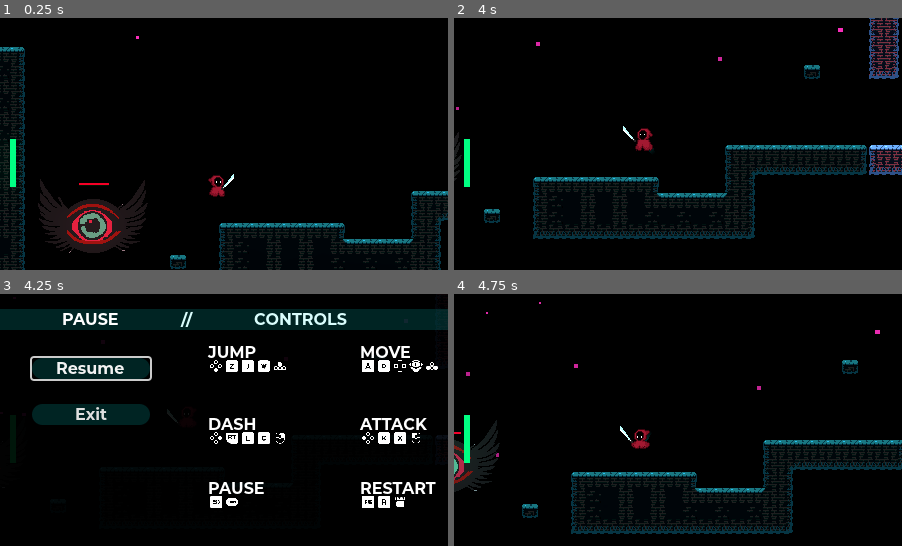
Above: before the commit, frames 1-4 (two rows, left to right).
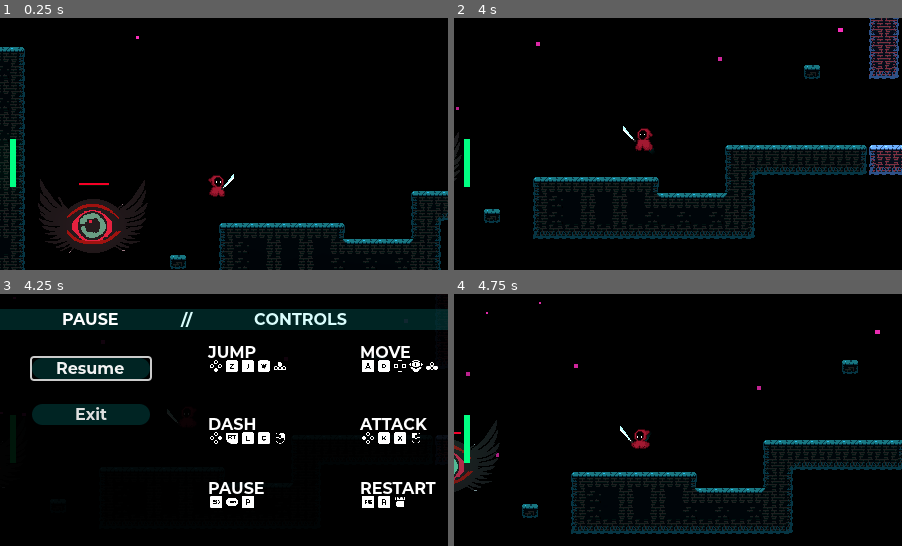
Above: after the commit, the same moments.

Repository: Driannn/AcerolaJam0
Game: Godot game, scene res://Scenes/Main scene/main_scene.tscn
Same seed, same stepped clock (60 frames per second), same inputs: the game is played once before the commit and once after it.
Inputs (mouse positions are in pixels of both pictures, inside the frame that each line leads up to):
- Up to frame 1 (0.25 s): no input
- Up to frame 2 (4 s): tap Enter (ui_accept) at 0.5 s; move the mouse to (776, 131) at 0.52 s; hold D (move_right) 0.53-1.28 s; tap X (attack) at 0.6, 2.85 s; click (776, 131) at 0.67 s; tap Space (jump) at 0.77, 1.52, 3.02, 3.77 s; move the mouse to (588, 156) at 1.27 s; hold S 1.28-2.03 s; tap C (dash) at 1.35, 3.6 s; move the mouse to (722, 88) at 2.02 s; hold D (move_right) 2.03-2.78 s; hold F 2.03-2.78 s; move the mouse to (655, 194) at 2.77 s; hold W 2.78-3.53 s; click (655, 194) at 2.92 s; move the mouse to (812, 181) at 3.52 s; hold A (move_left) from 3.53 s (still down)
- Up to frame 3 (4.25 s): keep holding A (move_left); tap Escape (pause) at 4.15 s
- Up to frame 4 (4.75 s): keep holding A (move_left); move the mouse to (543, 382) at 4.27 s; tap F at 4.35 s; tap Space (jump) at 4.52 s

Frames 1-2 are identical in both runs. In frame 3, 0.1% of the frame differs, in the area x 54-57%, y 80-85%; in frame 4, nothing differs.

Commit message:
change on controllers screen

Diff:
--- a/Scenes/Autoloads/music_controller.tscn
+++ b/Scenes/Autoloads/music_controller.tscn
@@ -11,3 +11,4 @@
 [node name="MusicPlayer" type="AudioStreamPlayer2D" parent="."]
 max_distance = 20000.0
 attenuation = 1e-05
+bus = &"Music"
--- a/Scenes/UI/pause_menu.tscn
+++ b/Scenes/UI/pause_menu.tscn
@@ -26,6 +26,7 @@
 [ext_resource type="Texture2D" uid="uid://cv68r16exemex" path="res://Assets/Icons/playstation3_button_select.png" id="21_fg5rs"]
 [ext_resource type="Texture2D" uid="uid://bxps10jd0cvpu" path="res://Assets/Icons/xbox_rt.png" id="22_7hv88"]
 [ext_resource type="Texture2D" uid="uid://lfjhb51kkdrw" path="res://Assets/Icons/xbox_button_start.png" id="27_fqbrl"]
+[ext_resource type="Texture2D" uid="uid://detfy8k5xkoxq" path="res://Assets/Icons/keyboard_p.png" id="27_xf8ub"]
 
 [sub_resource type="StyleBoxFlat" id="StyleBoxFlat_jh2i8"]
 bg_color = Color(0, 0, 0, 0.917647)
@@ -266,6 +267,11 @@
 offset_bottom = 205.0
 theme_override_fonts/font = ExtResource("1_fvnia")
 text = "PAUSE"
+
+[node name="KeyboardP" type="Sprite2D" parent="Controls"]
+position = Vector2(248, 208)
+scale = Vector2(0.127387, 0.126386)
+texture = ExtResource("27_xf8ub")
 
 [node name="XboxButtonStart" type="Sprite2D" parent="Controls"]
 position = Vector2(232.145, 208)
--- a/default_bus_layout.tres
+++ b/default_bus_layout.tres
@@ -1,12 +1,22 @@
-[gd_resource type="AudioBusLayout" format=3 uid="uid://c4qdnitp1nfca"]
+[gd_resource type="AudioBusLayout" load_steps=3 format=3 uid="uid://c4qdnitp1nfca"]
+
+[sub_resource type="AudioEffectPhaser" id="AudioEffectPhaser_biish"]
+resource_name = "Phaser"
+
+[sub_resource type="AudioEffectReverb" id="AudioEffectReverb_43546"]
+resource_name = "Reverb"
 
 [resource]
 bus/1/name = &"Music"
 bus/1/solo = false
 bus/1/mute = false
 bus/1/bypass_fx = false
-bus/1/volume_db = 0.0
+bus/1/volume_db = -5.625
 bus/1/send = &"Master"
+bus/1/effect/0/effect = SubResource("AudioEffectPhaser_biish")
+bus/1/effect/0/enabled = false
+bus/1/effect/1/effect = SubResource("AudioEffectReverb_43546")
+bus/1/effect/1/enabled = false
 bus/2/name = &"SFX"
 bus/2/solo = false
 bus/2/mute = false
Binary file added: Assets/Icons/keyboard_p.png
Not shown, added: Assets/Icons/keyboard_p.png.import
Not shown: 1 places in Scenes/UI/pause_menu.tscn that only renumber resources
